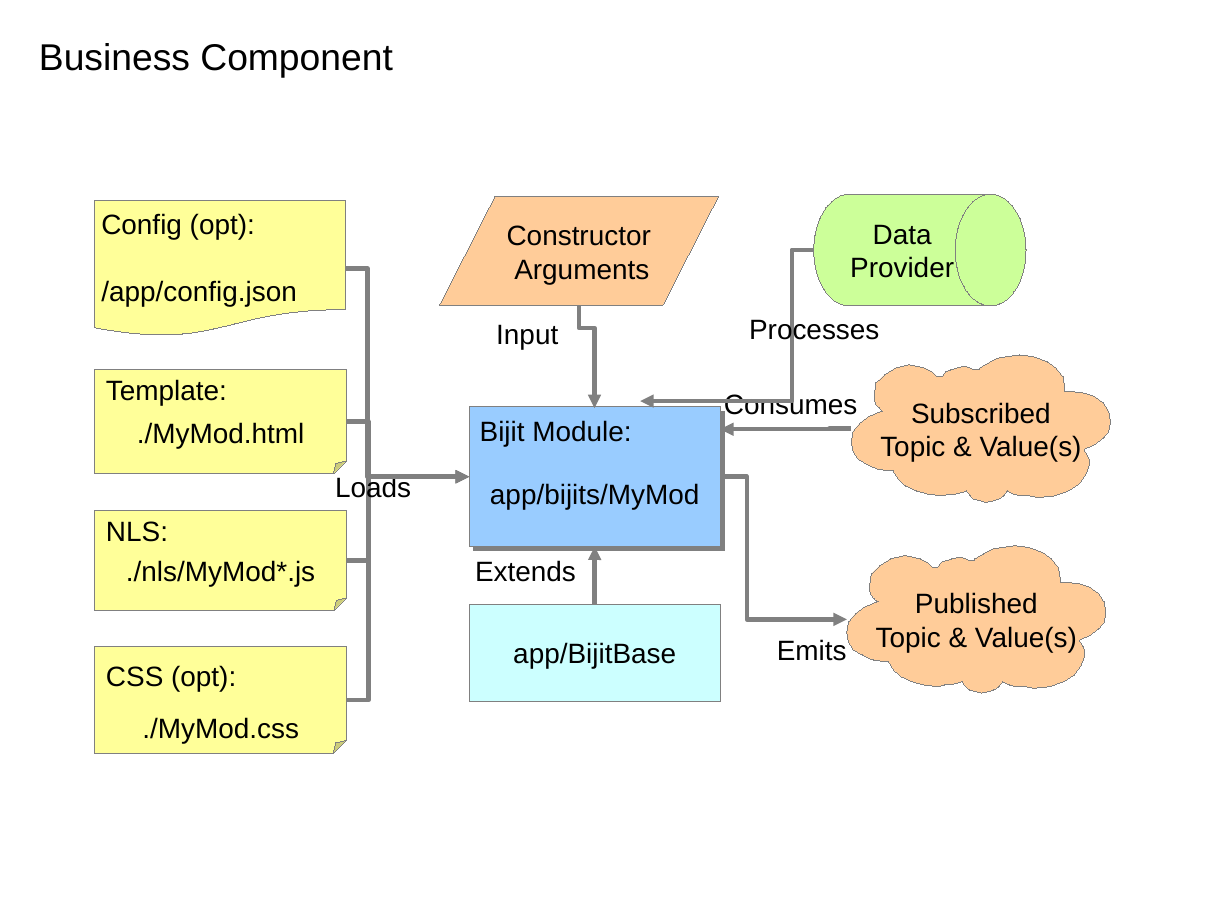
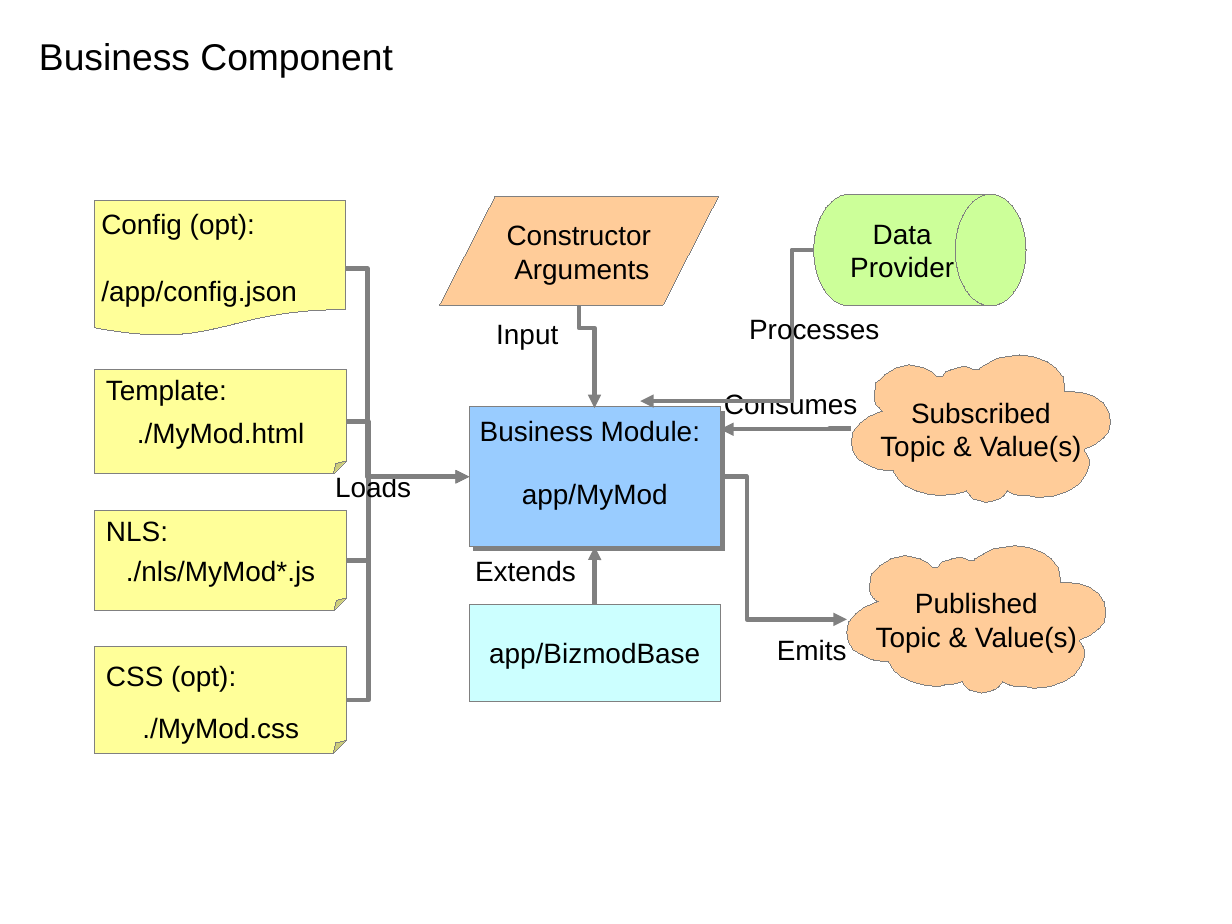
Before and after one commit to spa-js/spa-js.github.io, a slide deck: slide 9 of pages/app-arch/images/AppArch_Diagrams.odp (slide 2 before the commit). Drawn at 1232x924 pixels with LibreOffice and Linux fonts; fonts in the diff are those of the drawing. Boxes give left, top, right and bottom in pixels: in the first picture for what was removed or moved away, otherwise in the second. Text is boxed around its words. In the diff, an @@ line names an element or a change of style, - is before the commit and + after.

```diff
--- a/pages/app-arch/images/AppArch_Diagrams.odp
+++ b/pages/app-arch/images/AppArch_Diagrams.odp
@@ text at [480,420,700,442]: text changed @@
-Bijit Module:
+Business Module:
@@ text in rectangle at [522,483,668,509]: text changed @@
-app/bijits/MyMod
+app/MyMod
@@ text in rectangle at [489,642,700,669]: text changed @@
-app/BijitBase
+app/BizmodBase
```
Also in this commit, not shown: 3 other slides changed, 9 slides added, 1 slide removed, 28 other files.
